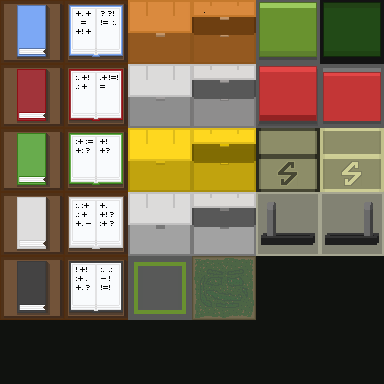
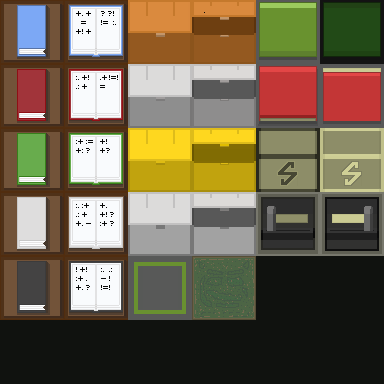
Layers edited between the first and the second 384 × 384 image:
added layer "shadow-2" (70%) in group "lever" over 261, 197, 379, 251
painted on "off #1" over 325, 202, 380, 247
painted on "on #1" over 261, 202, 316, 247
painted on "back" over 256, 192, 384, 256
painted on "on" over 323, 68, 381, 72
painted on "off" over 260, 118, 316, 121
painted on "thorn-cactus" over 194, 258, 254, 318
